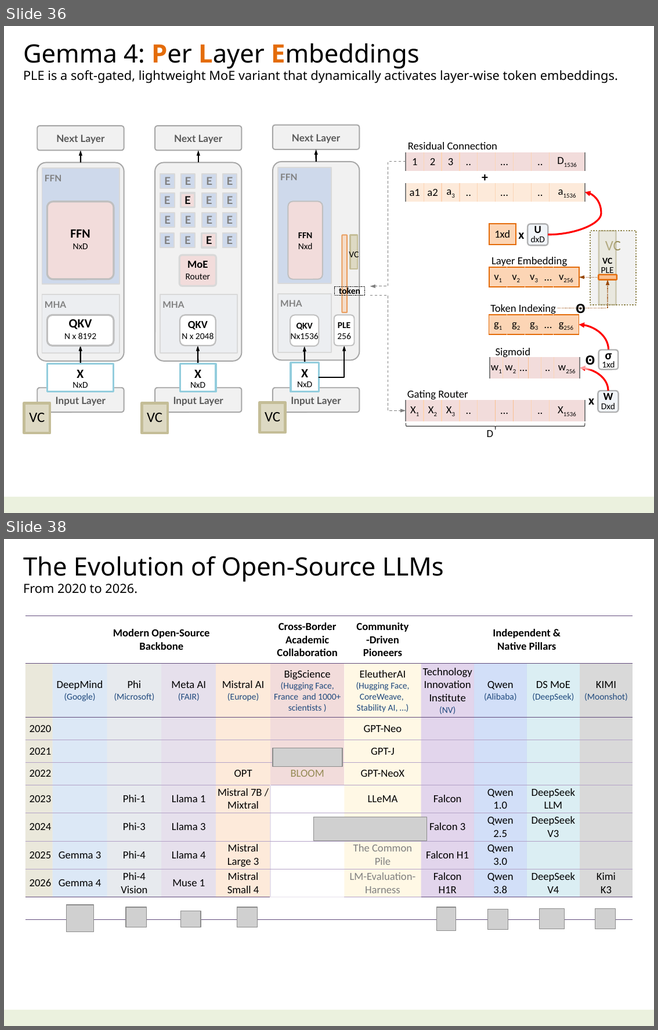
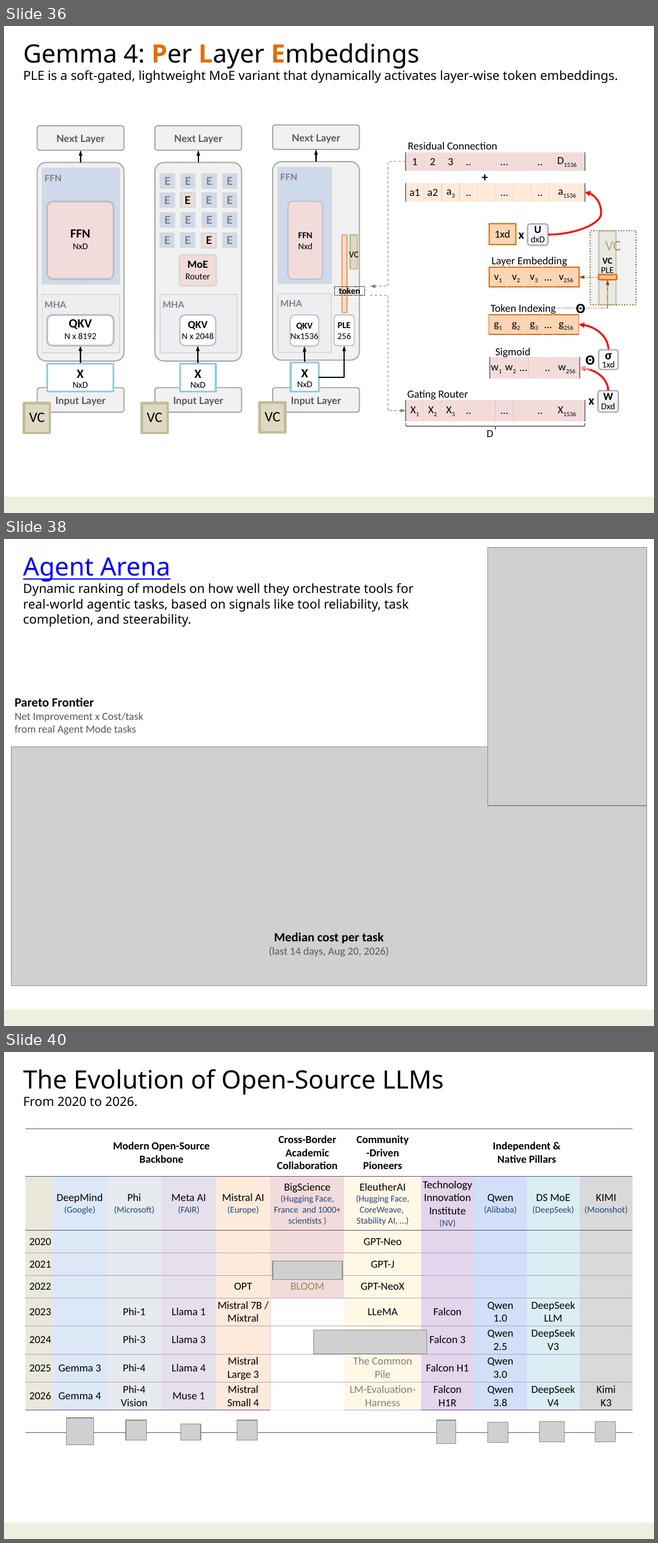
Before and after one commit to navibator/crazy-ai, a slide deck: ai-gemma.pptx. Shown one above the other, each under a label of ours: slides 36 and 38 before the commit, slides 36, 38 and 40 after it; the slides between them are not shown. The pictures are 658x1030 and 658x1543 pixels, drawn with LibreOffice and Linux fonts; fonts in the diff are those of the drawing; grey boxes stand for pictures. Boxes give left, top, right and bottom in pixels: in the first picture for what was removed or moved away, otherwise in the second. Text is boxed around its words. In the diff, an @@ line names an element or a change of style, - is before the commit and + after.

```diff
--- a/ai-gemma.pptx
+++ b/ai-gemma.pptx
@@ slide 38 added at [4, 539, 654, 1026], background #FFFFFF; not listed: 1 template element that a slide beside it also shows @@
@@ picture added at [487, 548, 647, 806] @@
@@ text added at [23, 557, 413, 627], 14 pt, text #000000 @@
+Agent Arena
+Dynamic ranking of models on how well they orchestrate tools for real-world agentic tasks, based on signals like tool reliability, task completion, and steerability.
@@ text added at [14, 697, 143, 734], 12 pt, text #595959 @@
+Pareto Frontier
+Net Improvement x Cost/task
+from real Agent Mode tasks
@@ picture added at [11, 747, 647, 986] @@
@@ text added at [268, 932, 389, 957], 12 pt, text #595959 @@
+Median cost per task
+(last 14 days, Aug 20, 2026)
@@ what was slide 38 is now slide 40 @@
```
Also in this commit, not shown: 2 other slides added, 1 slide removed, 1 other file.
